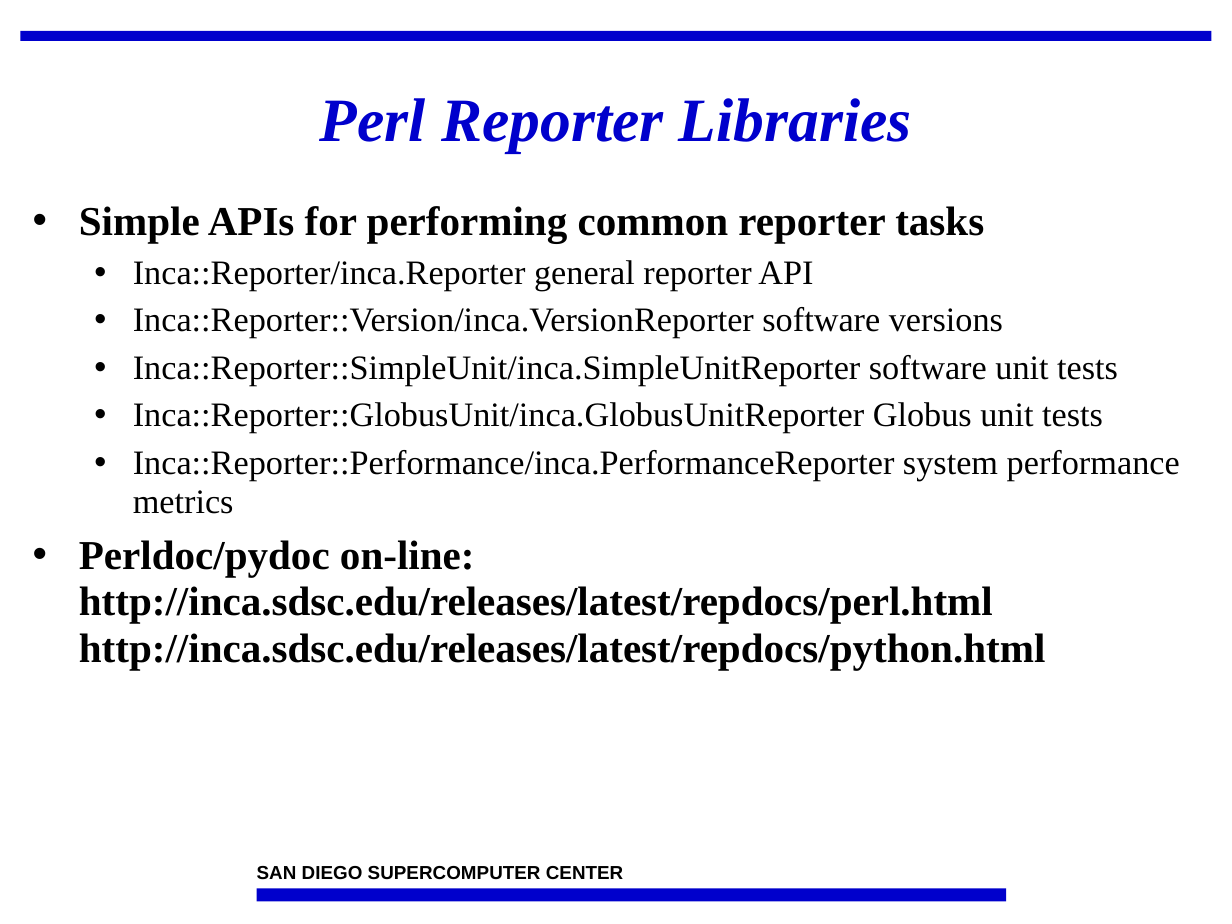
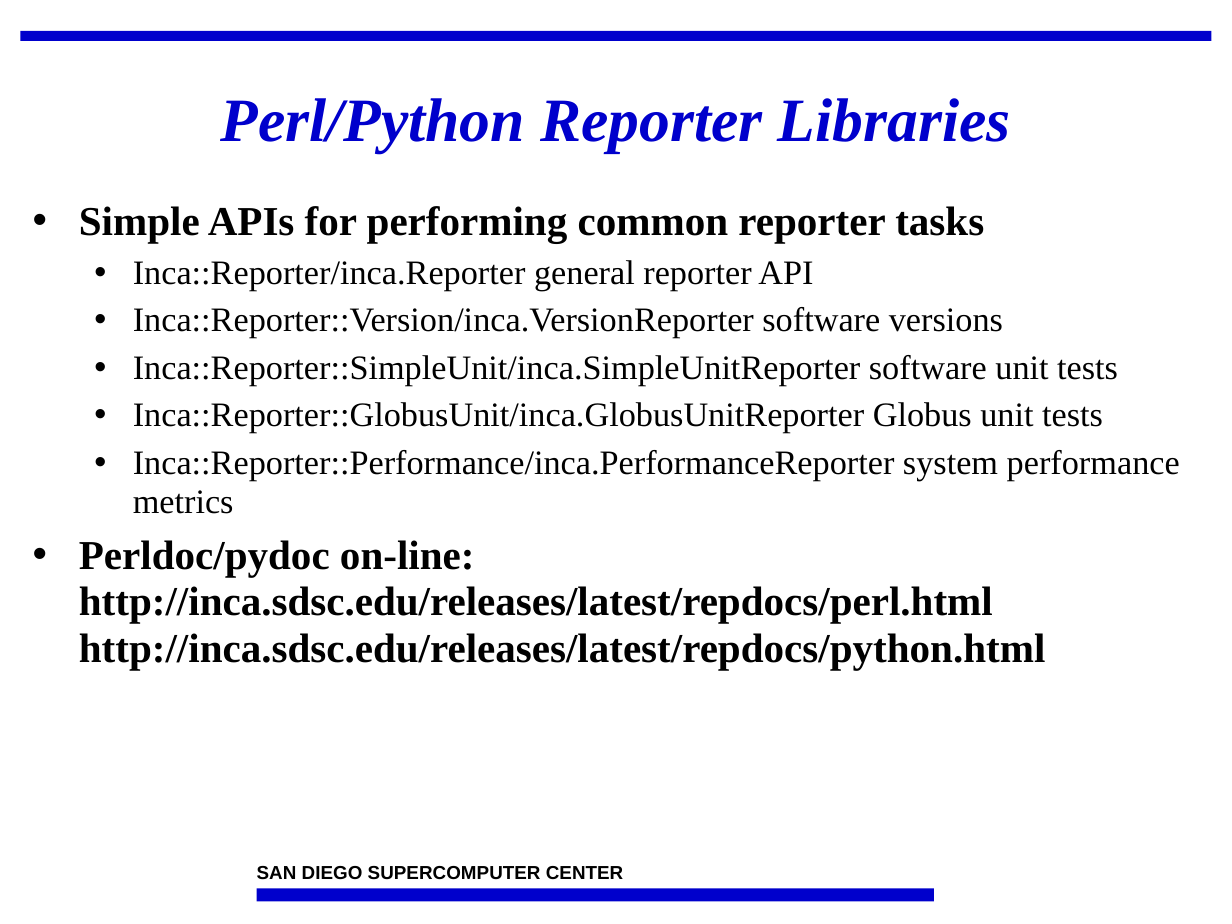
Before and after one commit to IncaProject/inca-xsede, a slide deck: slide 9 of talks/2008workshop/incaReporters.ppt. Drawn at 1232x924 pixels with LibreOffice and Linux fonts; fonts in the diff are those of the drawing; background and template pictures are left out. Boxes give left, top, right and bottom in pixels: in the first picture for what was removed or moved away, otherwise in the second. Text is boxed around its words. In the diff, an @@ line names an element or a change of style, - is before the commit and + after.

```diff
--- a/talks/2008workshop/incaReporters.ppt
+++ b/talks/2008workshop/incaReporters.ppt
@@ title at <box>221,98,1010,152</box>: text changed @@
-Perl Reporter Libraries
+Perl/Python Reporter Libraries
@@ rectangle: place and size @@
-rectangle at <box>256,888,1005,902</box>
+rectangle at <box>256,888,934,902</box>
```
Also in this commit, not shown: 28 other slides changed.
